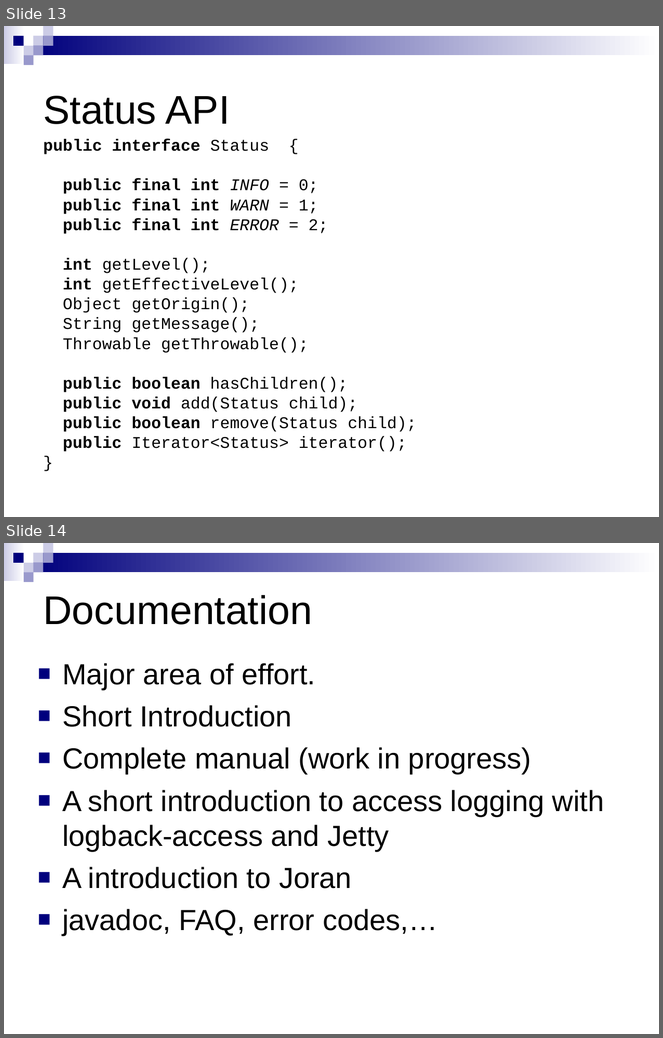
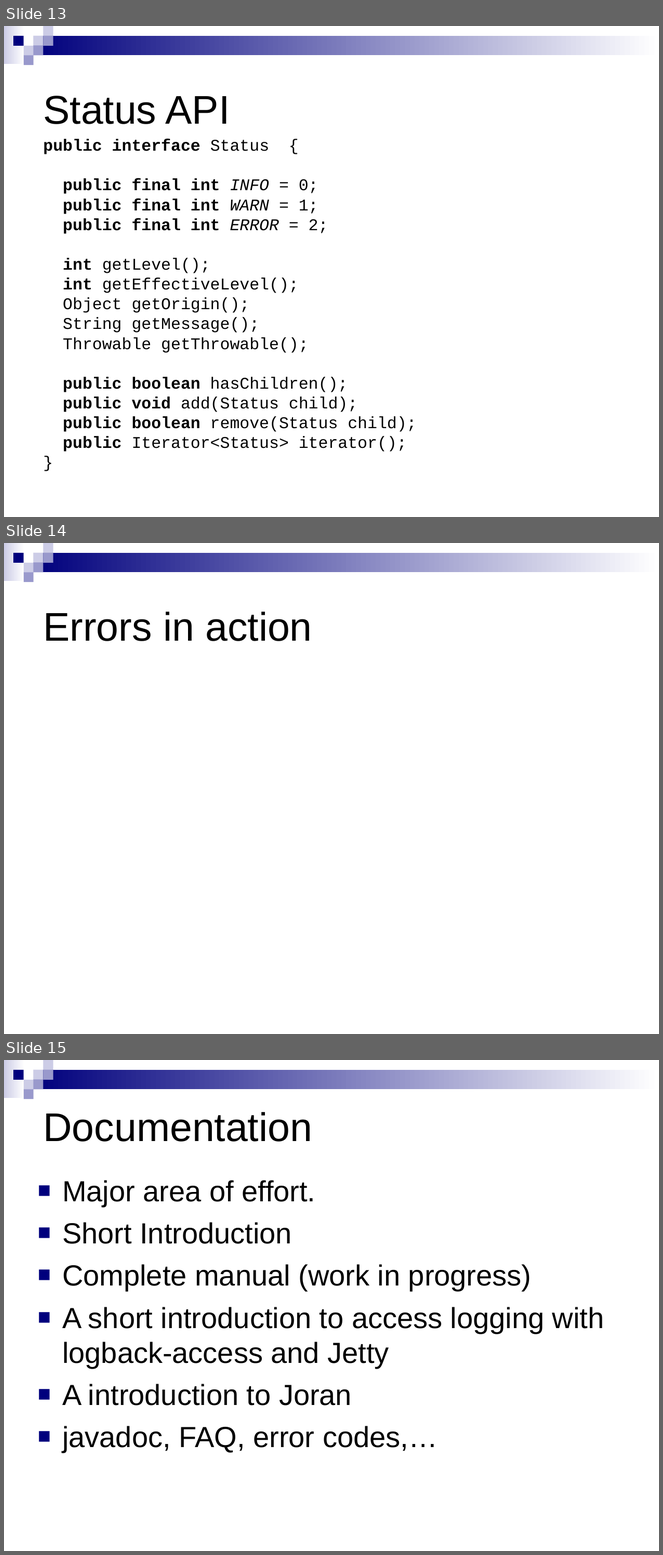
Before and after one commit to qos-ch/logback, a slide deck: logback-site/src/site/resources/10reasons.ppt. Shown one above the other, each under a label of ours: slides 13 and 14 before the commit, slides 13, 14 and 15 after it. The pictures are 663x1038 and 663x1555 pixels, drawn with LibreOffice and Linux fonts; fonts in the diff are those of the drawing; background and template pictures are left out. Boxes give left, top, right and bottom in pixels: in the first picture for what was removed or moved away, otherwise in the second. Text is boxed around its words. In the diff, an @@ line names an element or a change of style, - is before the commit and + after.

```diff
--- a/logback-site/src/site/resources/10reasons.ppt
+++ b/logback-site/src/site/resources/10reasons.ppt
@@ slide 14 added at bbox=[4, 543, 659, 1034], background #FFFFFF; not listed: 9 template elements that a slide beside it also shows @@
@@ title added at bbox=[43, 612, 312, 641], 44 pt, text #000000 @@
+Errors in action
@@ what was slide 14 is now slide 15 @@
```
Also in this commit, not shown: 1 slide changed, 1 other file.
